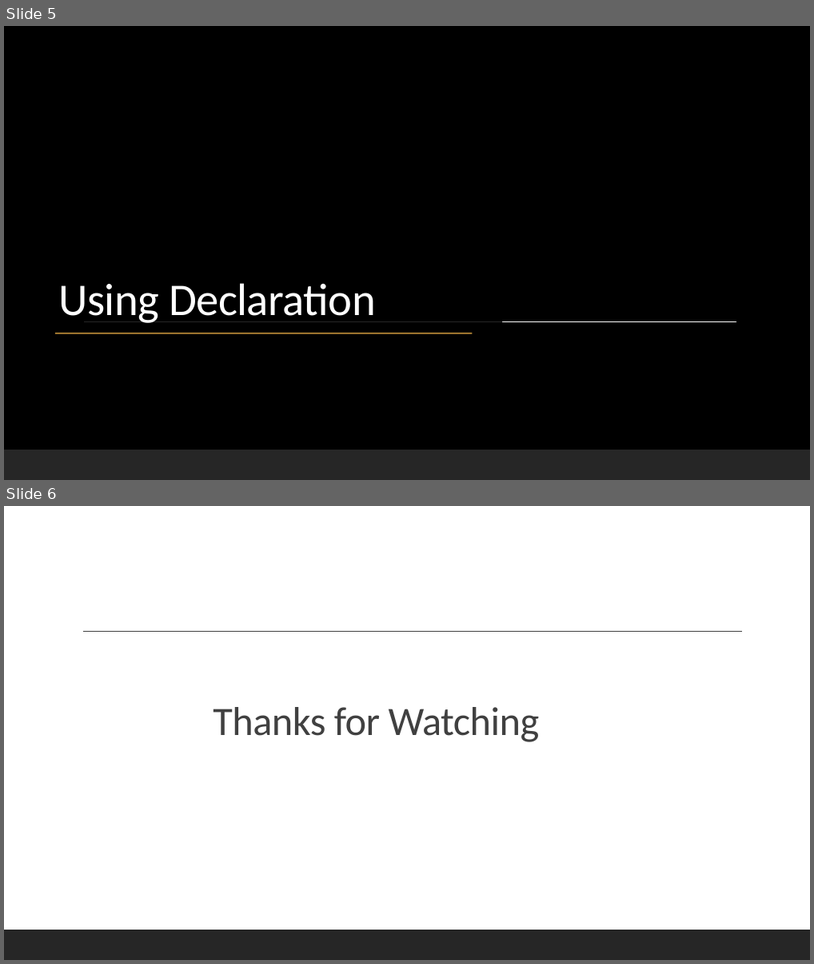
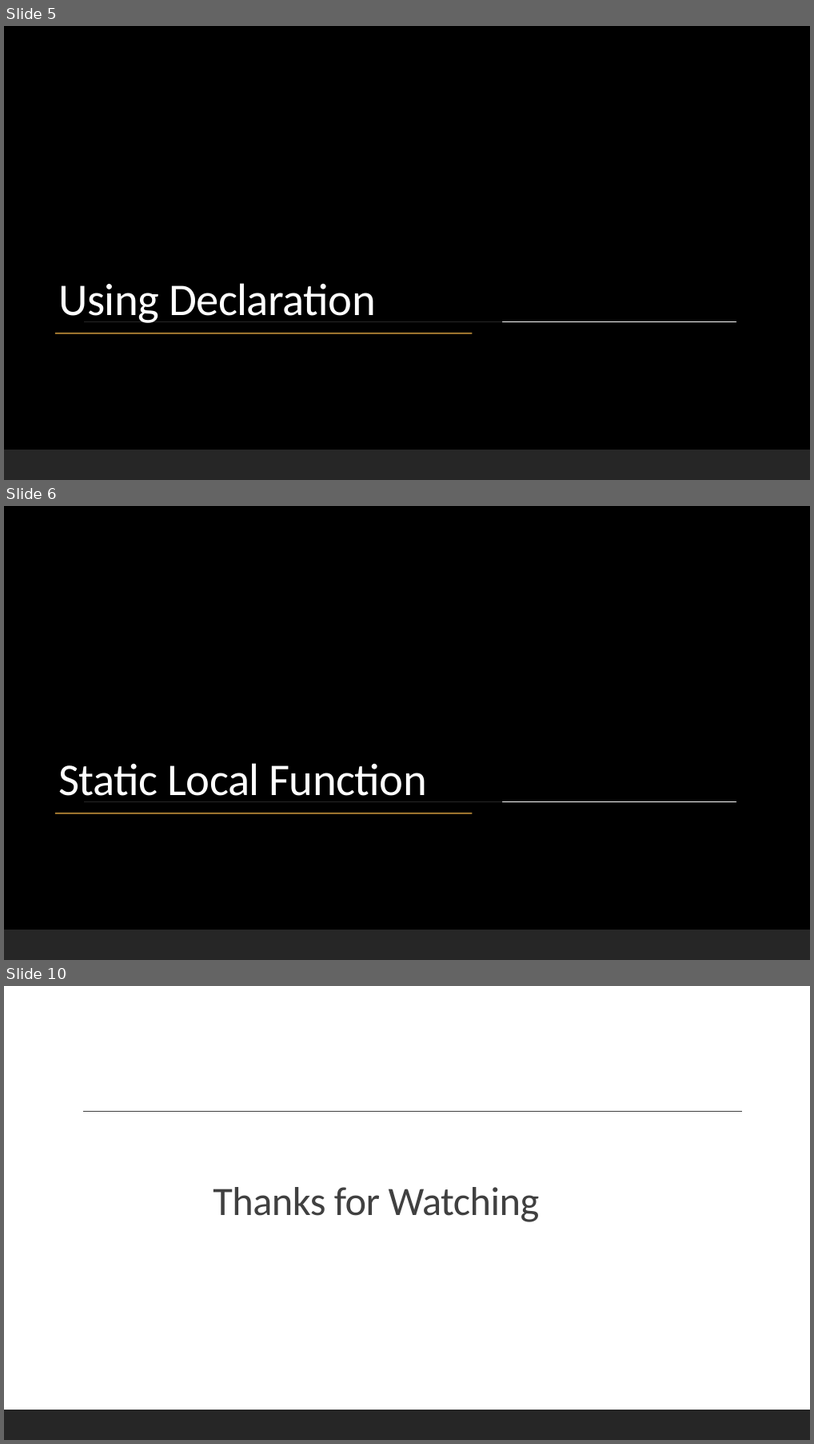
Before and after one commit to picoage/CSharp8Features, a slide deck: C# 8 Features.pptx. Shown one above the other, each under a label of ours: slides 5 and 6 before the commit, slides 5, 6 and 10 after it; the slides between them are not shown. The pictures are 814x964 and 814x1444 pixels, drawn with LibreOffice and Linux fonts; fonts in the diff are those of the drawing; background and template pictures are left out. Boxes give left, top, right and bottom in pixels: in the first picture for what was removed or moved away, otherwise in the second. Text is boxed around its words. In the diff, an @@ line names an element or a change of style, - is before the commit and + after.

```diff
--- a/C# 8 Features.pptx
+++ b/C# 8 Features.pptx
@@ slide 6 added at (4,506,810,960), background picture (left out); not listed: 2 template elements that a slide beside it also shows @@
@@ rectangle added at (4,712,502,875), fill #000000 at 85% opacity @@
@@ title added at (58,763,426,796), 54 pt, text #FFFFFF @@
+Static Local Function
@@ line added from (55, 813) to (472, 813), #CE993E 1.5 pt @@
@@ rectangle added at (4,929,810,960), fill #262626 at 95% opacity @@
@@ what was slide 6 is now slide 10 @@
```
Also in this commit, not shown: 3 other slides added, 3 other files.
